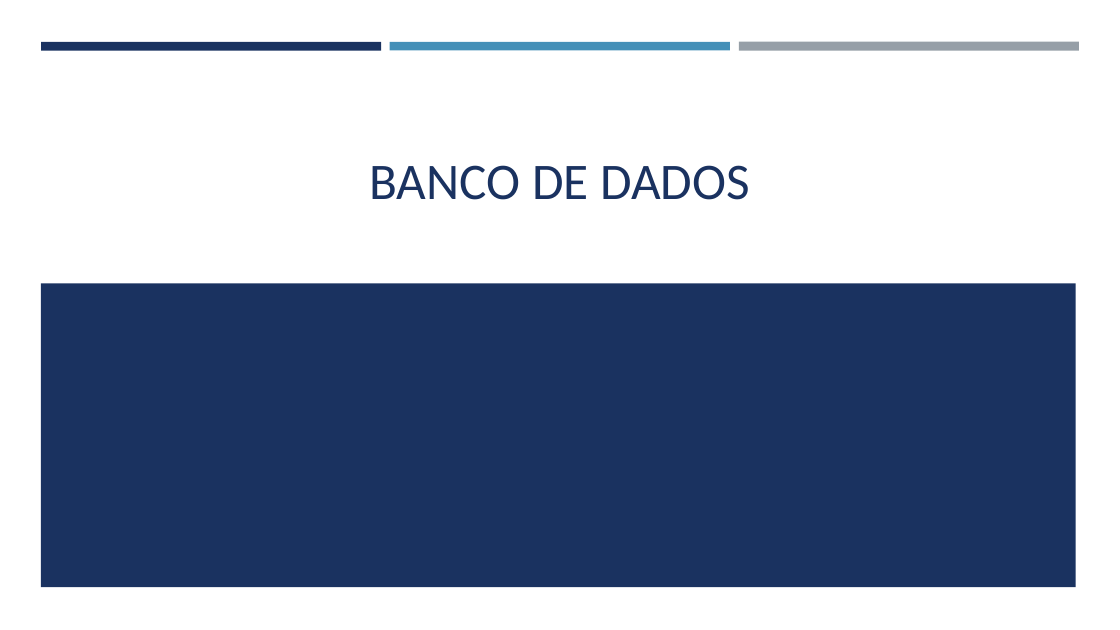
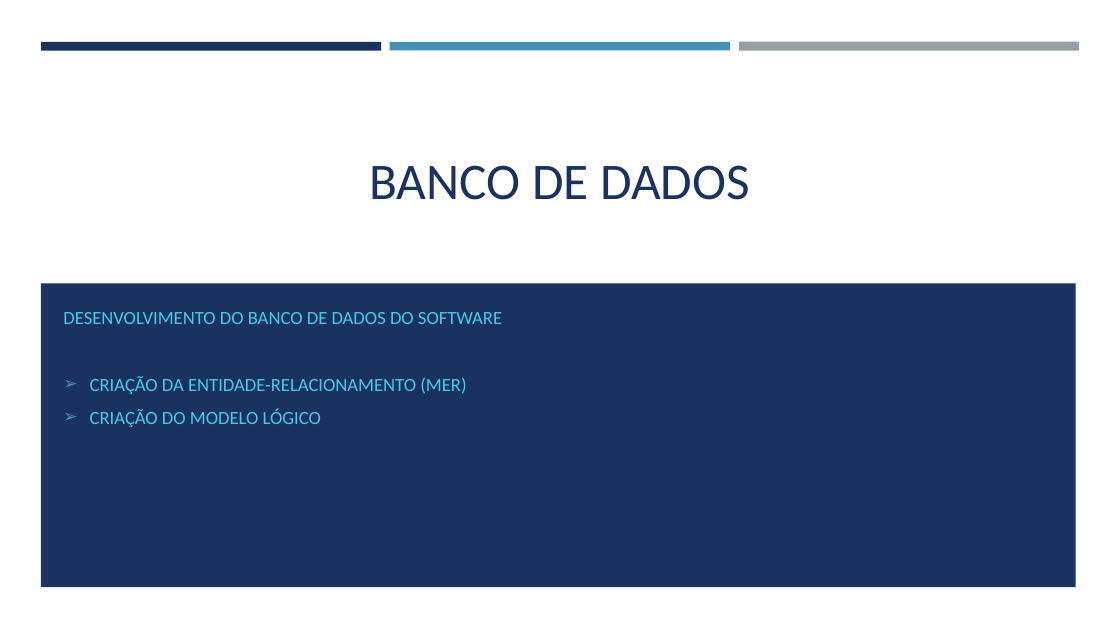
Before and after one commit to Devluisgsouza/Callme_App, a slide deck: slide 8 of Callme/PIM/Pim 3 – unip são josé dos campos.pptx. Drawn at 1120x630 pixels with LibreOffice and Linux fonts; fonts in the diff are those of the drawing. Boxes give left, top, right and bottom in pixels: in the first picture for what was removed or moved away, otherwise in the second. Text is boxed around its words. In the diff, an @@ line names an element or a change of style, - is before the commit and + after.

```diff
--- a/Callme/PIM/Pim 3 – unip são josé dos campos.pptx
+++ b/Callme/PIM/Pim 3 – unip são josé dos campos.pptx
@@ subtitle added at [63, 312, 502, 427], 16 pt, text #45CBE8 @@
+DESENVOLVIMENTO DO BANCO DE DADOS DO SOFTWARE
+➢ CRIAÇÃO DA ENTIDADE-RELACIONAMENTO (MER)
+➢ CRIAÇÃO DO MODELO LÓGICO
```
Also in this commit, not shown: 7 other slides changed, 1 other file.
